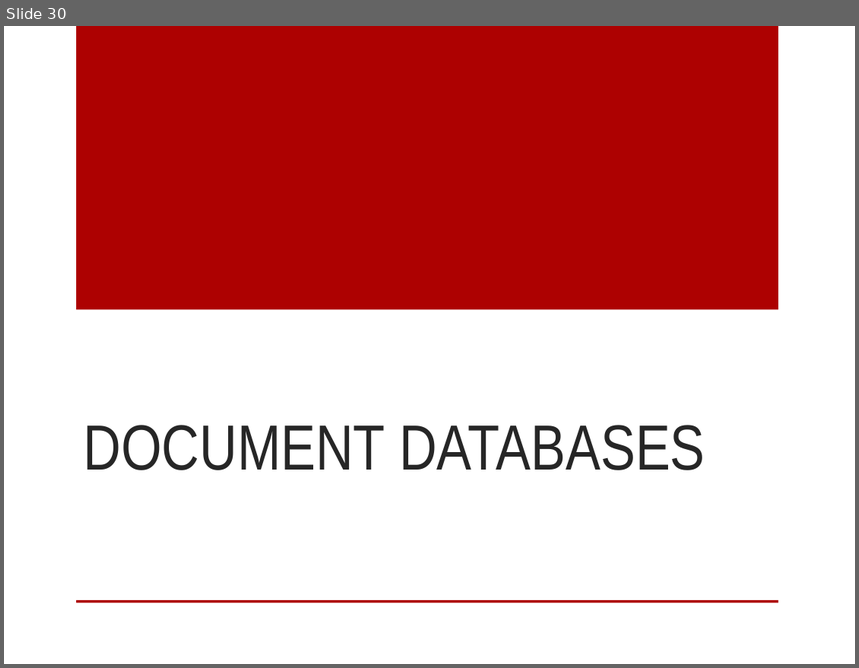
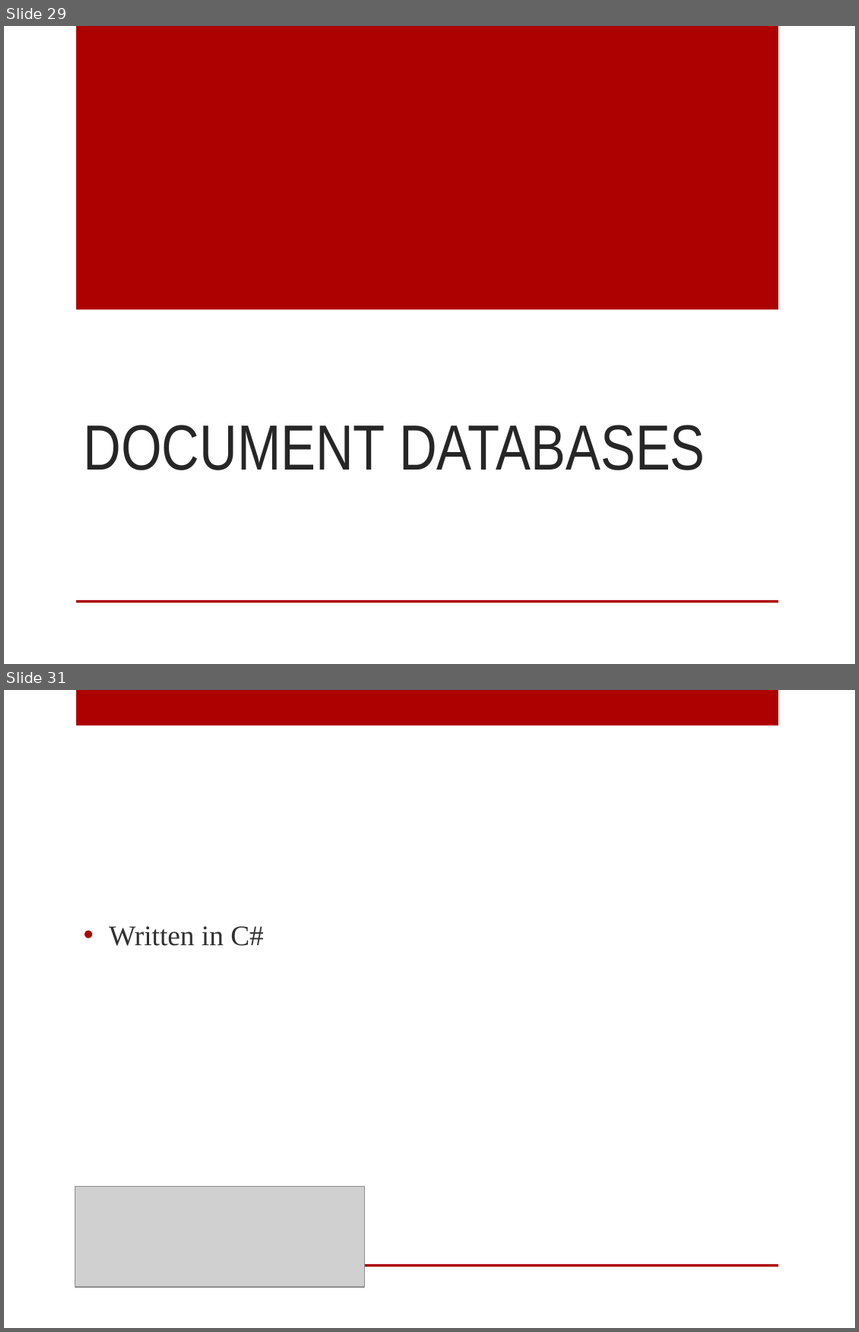
Before and after one commit to digitalBush/nosql-smackdown-talk, a slide deck: nosql-smackdown.pptx. Shown one above the other, each under a label of ours: slide 30 before the commit, slides 29 and 31 after it; the slides between them are not shown. The pictures are 859x668 and 859x1332 pixels, drawn with LibreOffice and Linux fonts; fonts in the diff are those of the drawing; grey boxes stand for pictures. Boxes give left, top, right and bottom in pixels: in the first picture for what was removed or moved away, otherwise in the second. Text is boxed around its words. In the diff, an @@ line names an element or a change of style, - is before the commit and + after.

```diff
--- a/nosql-smackdown.pptx
+++ b/nosql-smackdown.pptx
@@ slide 31 added at [4,690,855,1328], background #FFFFFF; not listed: 1 template element that a slide beside it also shows @@
@@ rectangle added at [76,690,778,726], fill #AD0101 @@
@@ text added at [109,926,264,946], 24 pt, text #303030 @@
+• Written in C#
@@ picture added at [75,1186,365,1287] @@
@@ what was slide 30 is now slide 29 @@
```
Also in this commit, not shown: 1 slide changed, 7 other slides added.
